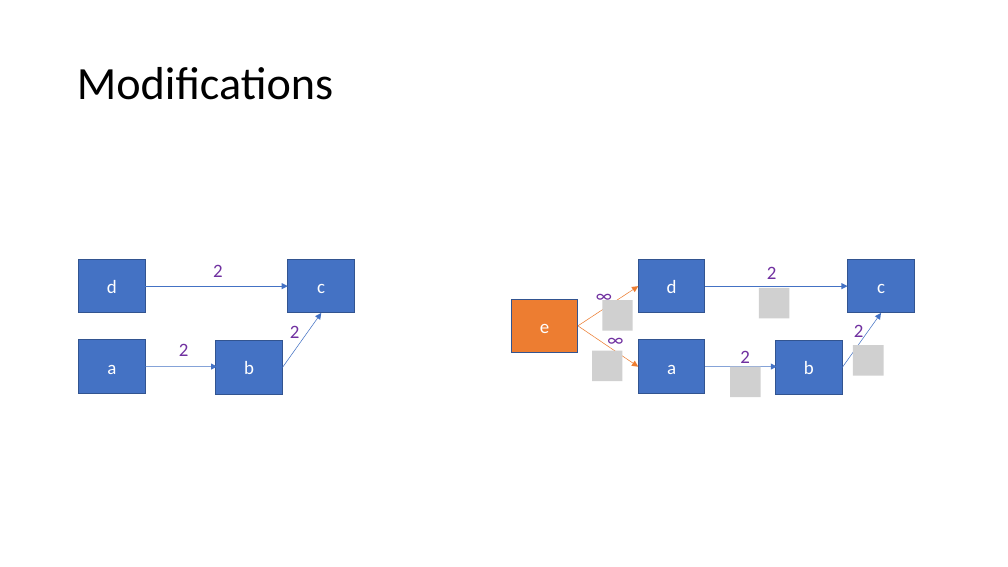
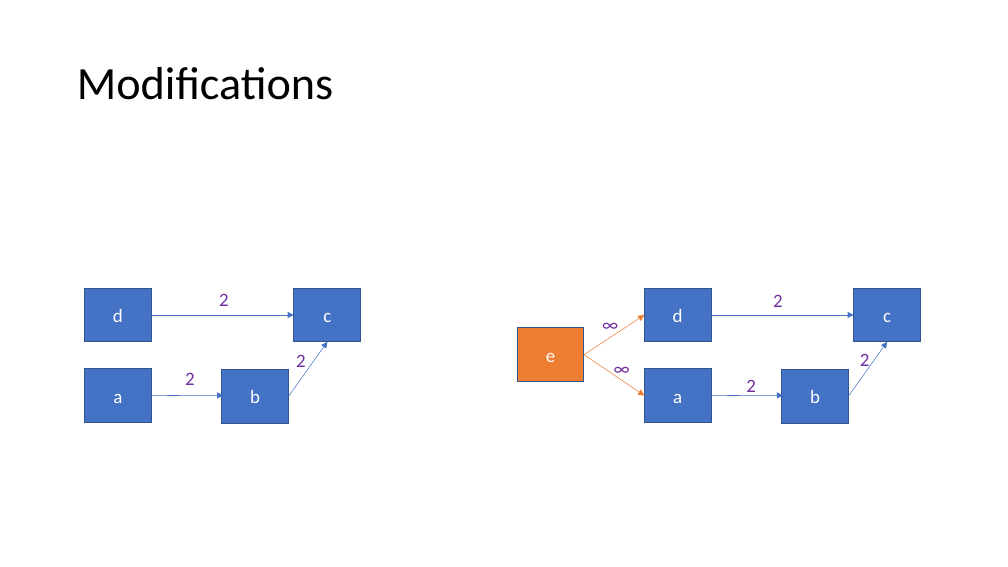
Before and after one commit to Speedphil544/Vortrag, a slide deck: slide 18 of MMCFP.pptx. Drawn at 1008x567 pixels with LibreOffice and Linux fonts; fonts in the diff are those of the drawing; grey boxes stand for pictures. Boxes give left, top, right and bottom in pixels: in the first picture for what was removed or moved away, otherwise in the second. Text is boxed around its words. In the diff, an @@ line names an element or a change of style, - is before the commit and + after.

```diff
--- a/MMCFP.pptx
+++ b/MMCFP.pptx
@@ picture removed at box(759, 288, 789, 318) @@
@@ 9 rectangles, 8 texts, 8 arrows: place and size @@
-9 rectangles, 8 texts, 8 arrows at box(79, 259, 914, 395)
+9 rectangles, 8 texts, 8 arrows at box(85, 288, 920, 423)
@@ picture removed at box(603, 300, 633, 330) @@
@@ picture removed at box(592, 351, 622, 381) @@
@@ picture removed at box(853, 346, 883, 376) @@
@@ picture removed at box(730, 367, 761, 397) @@
```
Also in this commit, not shown: 6 other slides changed.
